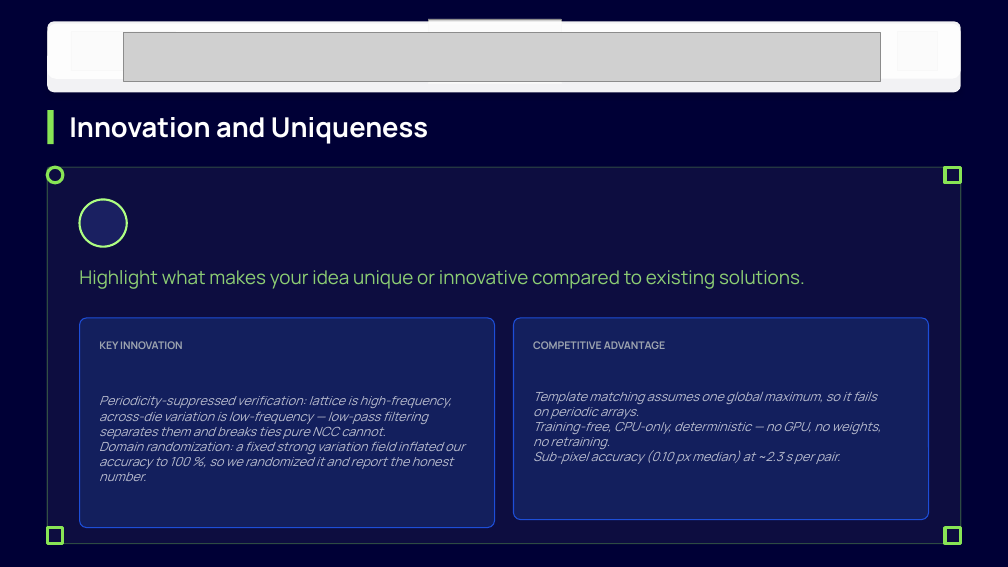
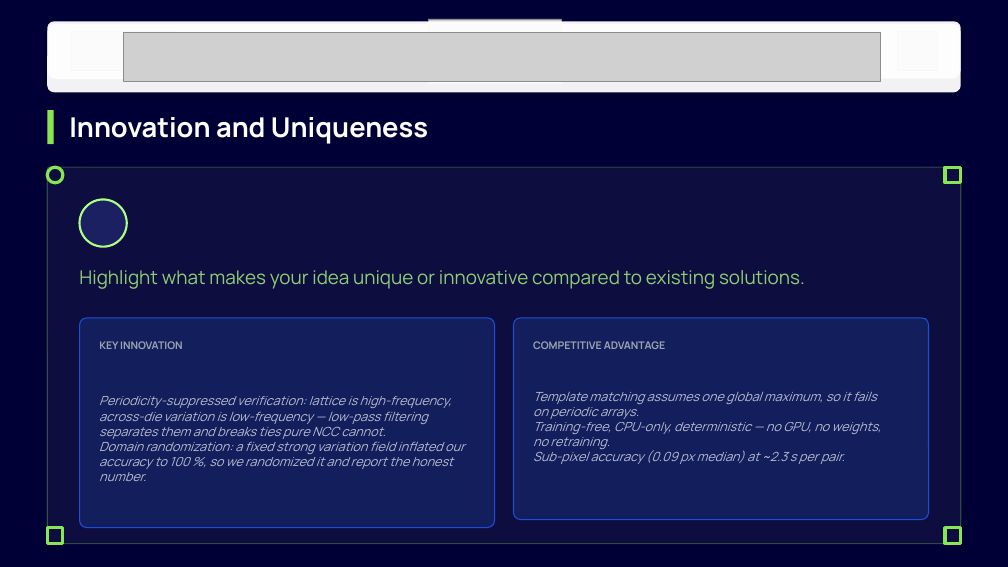
Before and after one commit to Mandy434/drift-sense, a slide deck: slide 6 of solution_presentation.pptx. Drawn at 1008x567 pixels with LibreOffice and Linux fonts; fonts in the diff are those of the drawing; grey boxes stand for pictures; background and template pictures are left out. Boxes give left, top, right and bottom in pixels: in the first picture for what was removed or moved away, otherwise in the second. Text is boxed around its words. In the diff, an @@ line names an element or a change of style, - is before the commit and + after.

```diff
--- a/solution_presentation.pptx
+++ b/solution_presentation.pptx
@@ text at (533,448,845,464): text changed @@
-Sub-pixel accuracy (0.10 px median) at ~2.3 s per pair.
+Sub-pixel accuracy (0.09 px median) at ~2.3 s per pair.
```
Also in this commit, not shown: 4 other slides changed, 6 other files.
